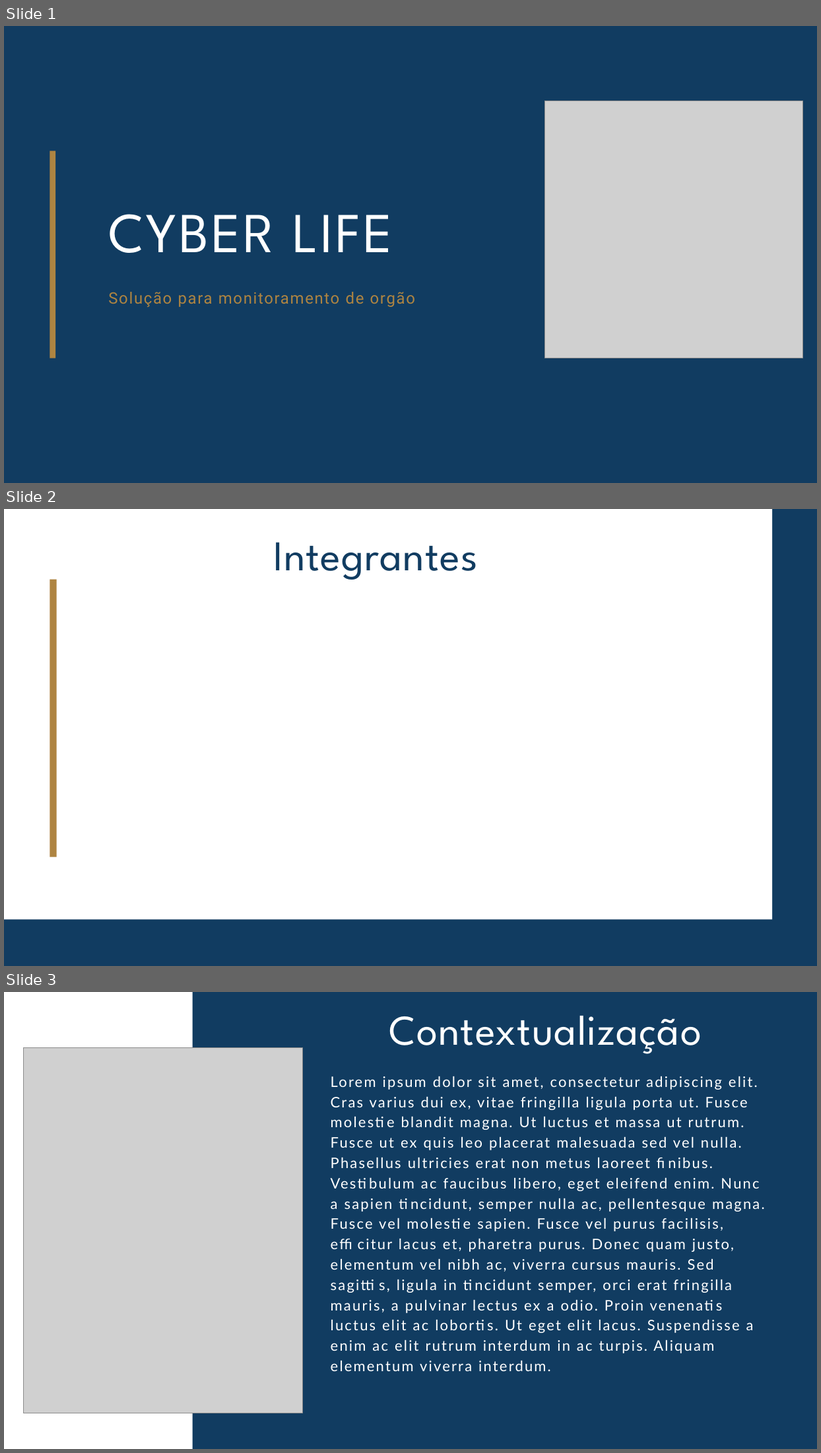
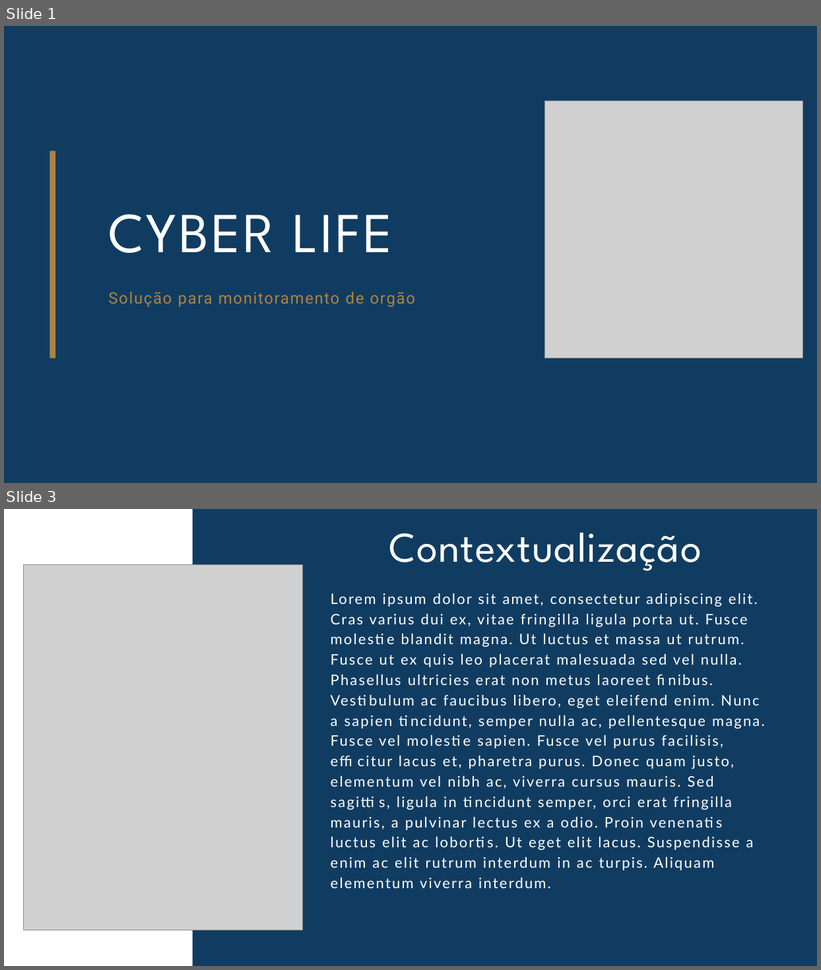
Before and after one commit to dasSouza/CyberLife, a slide deck: documentos/cyber life.pptx. Shown one above the other, each under a label of ours: slides 1, 2 and 3 before the commit, slides 1 and 3 after it; the slides between them are not shown. The pictures are 821x1453 and 821x970 pixels, drawn with LibreOffice and Linux fonts; fonts in the diff are those of the drawing; grey boxes stand for pictures. Boxes give left, top, right and bottom in pixels: in the first picture for what was removed or moved away, otherwise in the second. Text is boxed around its words. In the diff, an @@ line names an element or a change of style, - is before the commit and + after.

```diff
--- a/documentos/cyber life.pptx
+++ b/documentos/cyber life.pptx
@@ slide 2 removed at [4, 509, 817, 966], background #113C61 @@
@@ rectangle removed at [4, 509, 772, 920] @@
@@ text removed at [273, 542, 478, 580] @@
-Integrantes
@@ rectangle removed at [50, 580, 56, 857] @@
```
Also in this commit, not shown: 4 slides changed, 3 slides added, 2 other slides removed.
